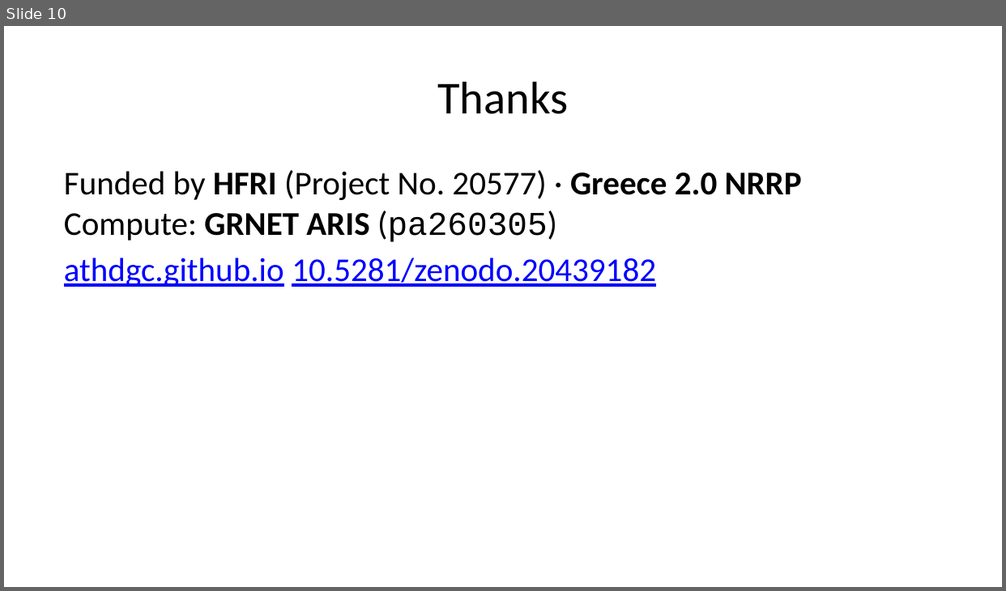
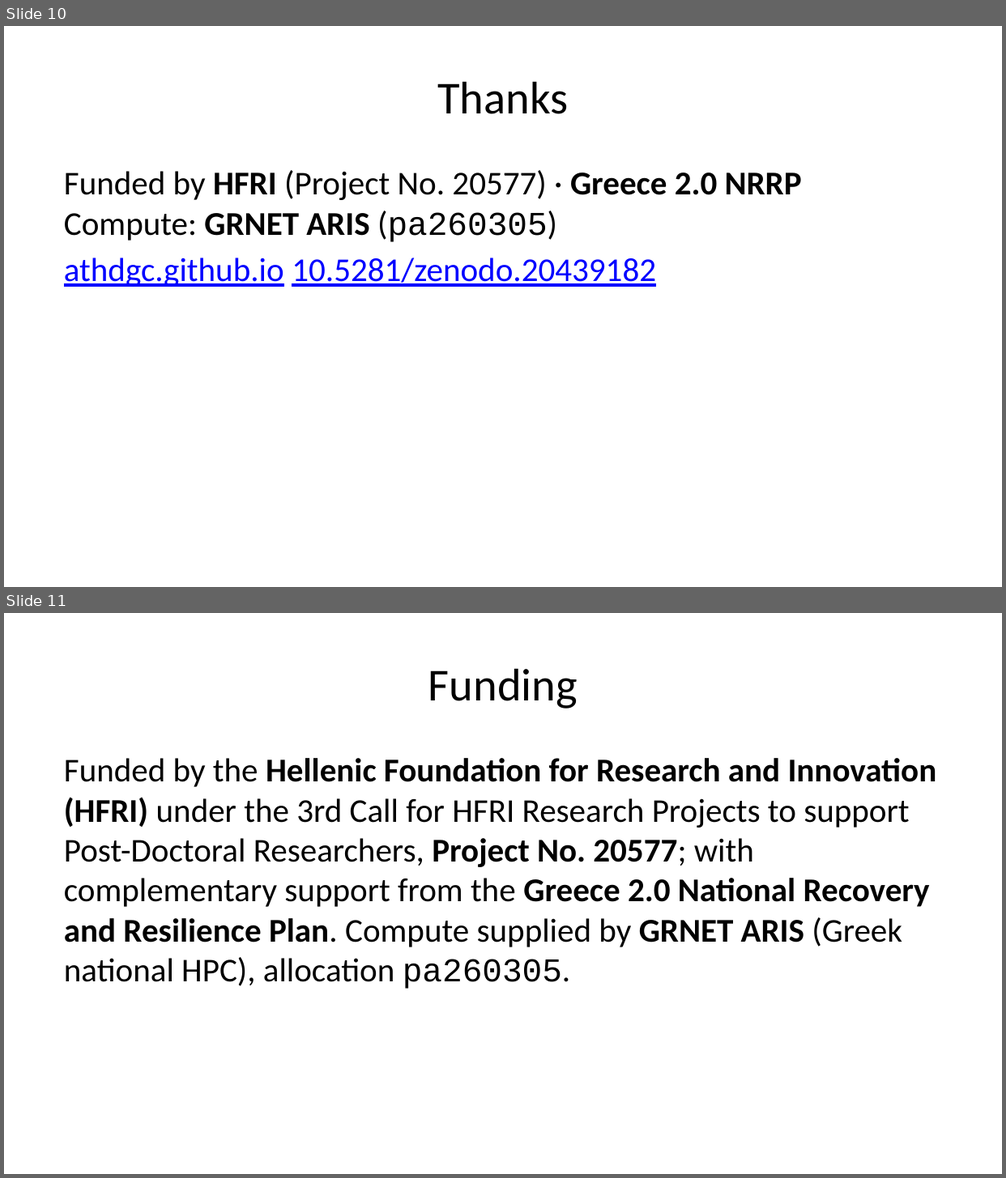
Before and after one commit to AthDGC/AthDGC.github.io, a slide deck: slides/lrec_demo.pptx. Shown one above the other, each under a label of ours: slide 10 before the commit, slides 10 and 11 after it. The pictures are 1006x591 and 1006x1178 pixels, drawn with LibreOffice and Linux fonts; fonts in the diff are those of the drawing. Boxes give left, top, right and bottom in pixels: in the first picture for what was removed or moved away, otherwise in the second. Text is boxed around its words. In the diff, an @@ line names an element or a change of style, - is before the commit and + after.

```diff
--- a/slides/lrec_demo.pptx
+++ b/slides/lrec_demo.pptx
@@ slide 11 added at (4,613,1002,1174), background #FFFFFF @@
@@ title added at (428,668,577,709), 33 pt, text #000000 @@
+Funding
@@ text added at (64,758,937,989), 24 pt, text #000000 @@
+Funded by the Hellenic Foundation for Research and Innovation (HFRI) under the 3rd Call for HFRI Research Projects to support Post-Doctoral Researchers, Project No. 20577; with complementary support from the Greece 2.0 National Recovery and Resilience Plan. Compute supplied by GRNET ARIS (Greek national HPC), allocation pa260305.
```
Also in this commit, not shown: 21 other files.
